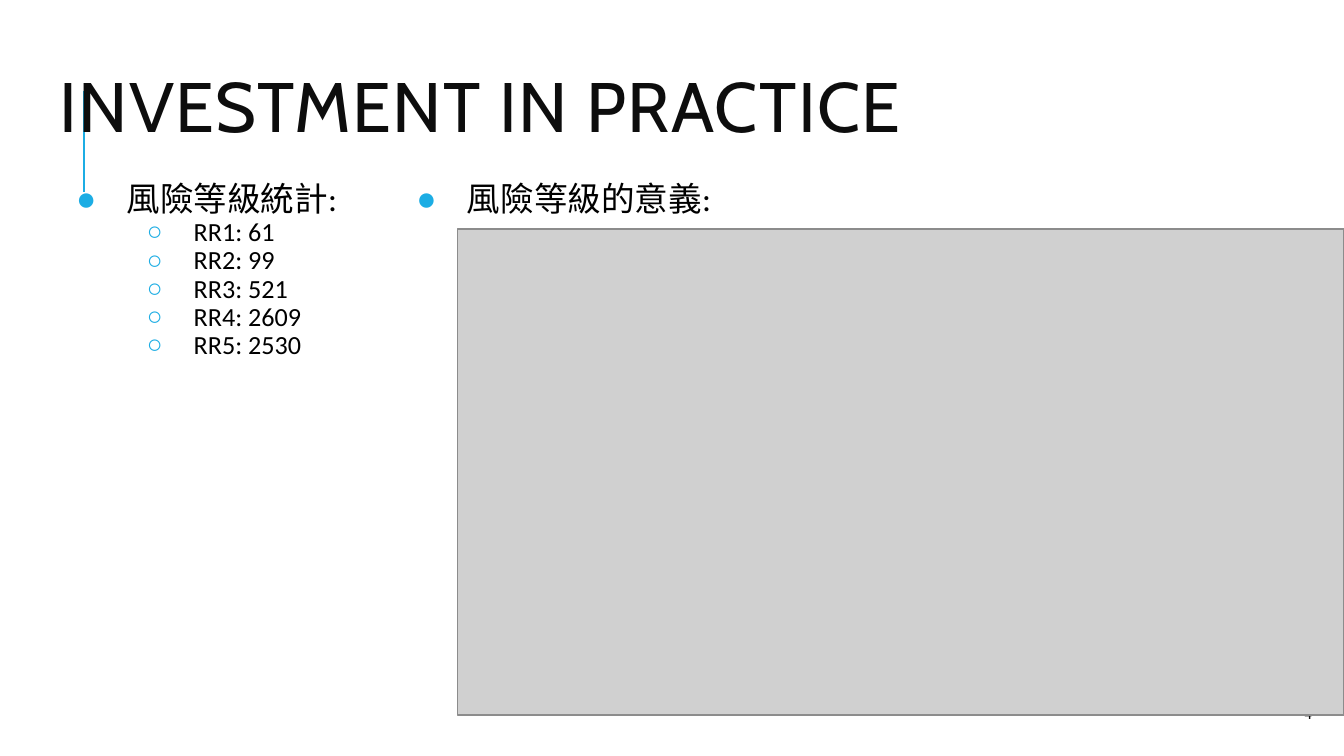
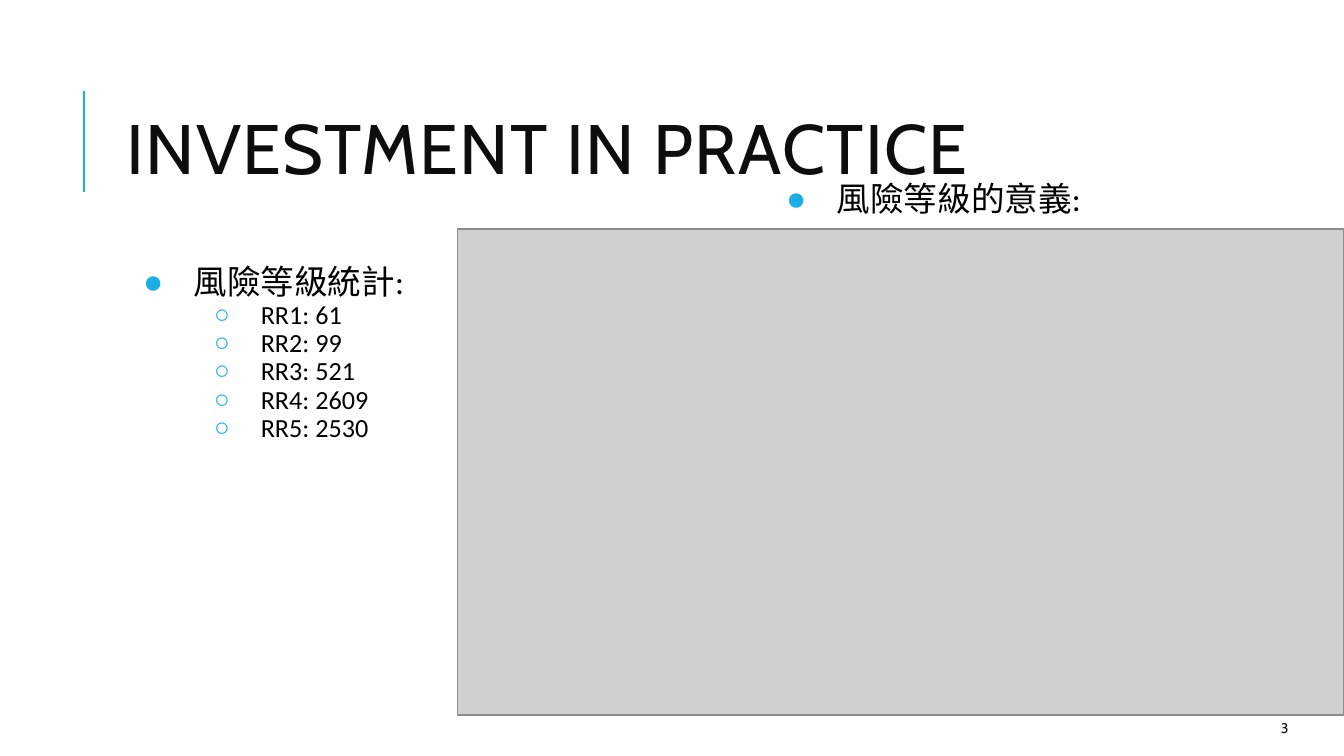
Before and after one commit to thtang/Fintech-Text-Mining-and-Machine-Learning, a slide deck: slide 3 of final/Fintech_final.pptx (slide 4 before the commit). Drawn at 1344x756 pixels with LibreOffice and Linux fonts; fonts in the diff are those of the drawing; grey boxes stand for pictures. Boxes give left, top, right and bottom in pixels: in the first picture for what was removed or moved away, otherwise in the second. Text is boxed around its words. In the diff, an @@ line names an element or a change of style, - is before the commit and + after.

```diff
--- a/final/Fintech_final.pptx
+++ b/final/Fintech_final.pptx
@@ title "INVESTMENT IN PRACTICE": place and size @@
-title "INVESTMENT IN PRACTICE" at [59,82,900,148]
+title "INVESTMENT IN PRACTICE" at [126,124,967,190]
@@ text "風險等級的意義:": place and size @@
-text "風險等級的意義:" at [467,182,711,214]
+text "風險等級的意義:" at [837,182,1081,214]
@@ text "風險等級統計:": place and size @@
-text "風險等級統計:" at [126,182,337,354]
+text "風險等級統計:" at [194,265,405,437]
@@ page number at [1281,723,1289,733]: text changed @@
-4
+3
```
Also in this commit, not shown: 10 other slides changed, 1 slide added, 10 slides removed.
